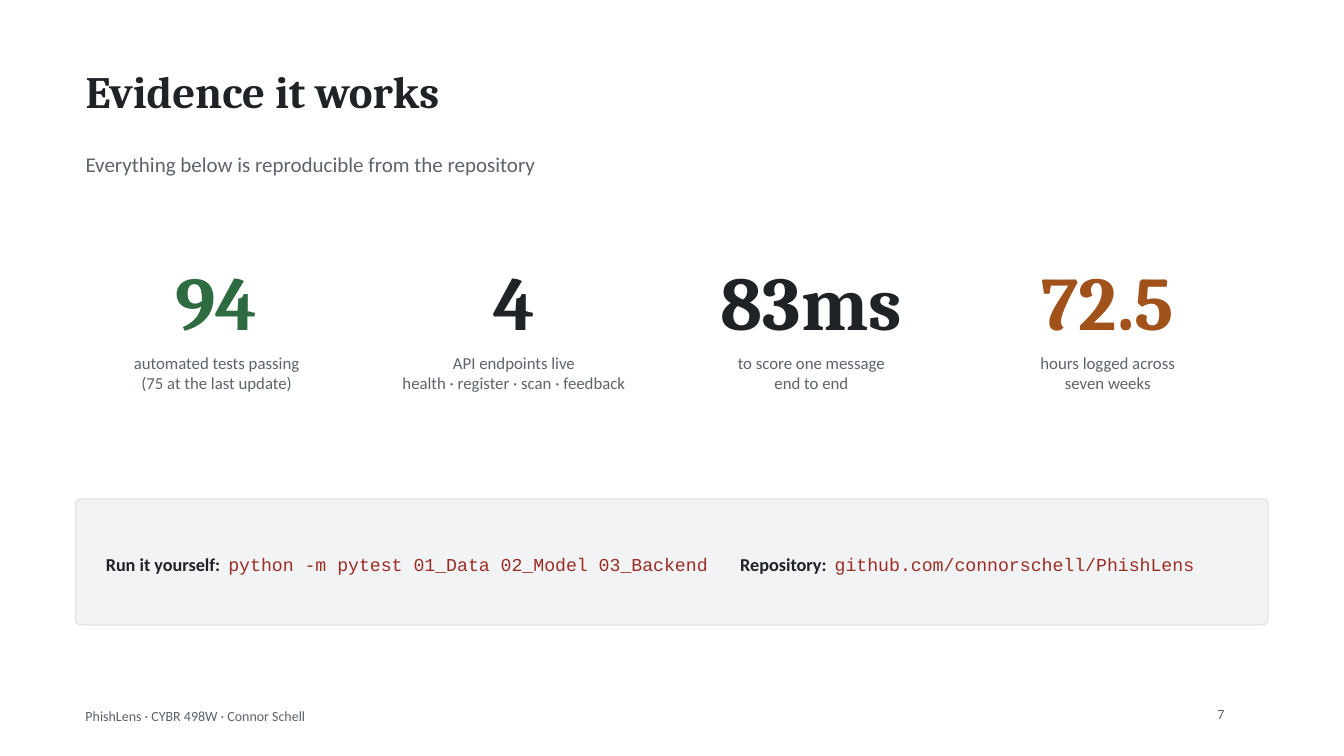
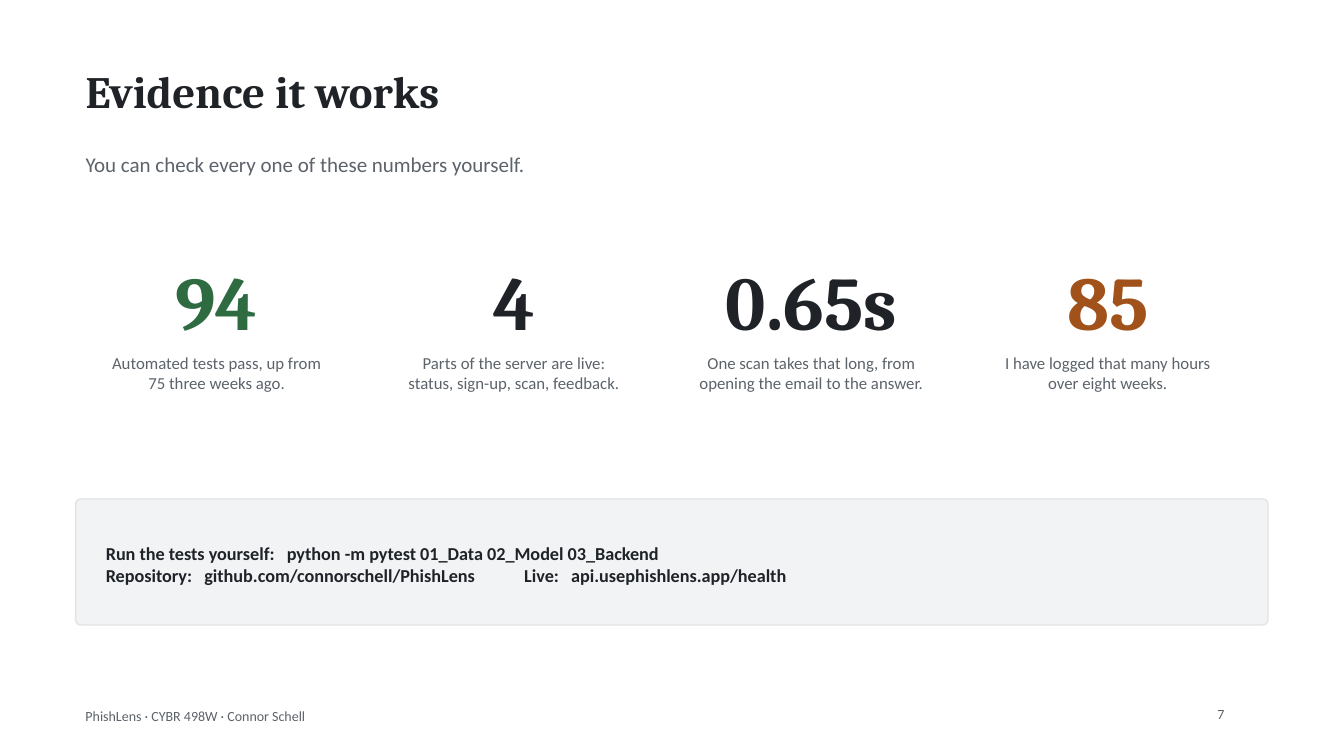
Before and after one commit to connorschell/PhishLens, a slide deck: slide 7 of 06_Deliverables/IM2_Presentation.pptx. Drawn at 1344x756 pixels with LibreOffice and Linux fonts; fonts in the diff are those of the drawing. Boxes give left, top, right and bottom in pixels: in the first picture for what was removed or moved away, otherwise in the second. Text is boxed around its words. In the diff, an @@ line names an element or a change of style, - is before the commit and + after.

```diff
--- a/06_Deliverables/IM2_Presentation.pptx
+++ b/06_Deliverables/IM2_Presentation.pptx
@@ text at [86,157,524,176]: text changed @@
-Everything below is reproducible from the repository
+You can check every one of these numbers yourself.
@@ text at [726,278,897,331]: text changed @@
-83ms
+0.65s
@@ text at [1067,278,1148,331]: text changed @@
-72.5
+85
@@ text at [112,357,321,392]: text changed @@
-automated tests passing
-(75 at the last update)
+Automated tests pass, up from
+75 three weeks ago.
@@ text at [408,357,619,392]: text changed @@
-API endpoints live
-health · register · scan · feedback
+Parts of the server are live:
+status, sign-up, scan, feedback.
@@ text at [699,357,923,392]: text changed @@
-to score one message
-end to end
+One scan takes that long, from
+opening the email to the answer.
@@ text at [1005,357,1211,392]: text changed @@
-hours logged across
-seven weeks
+I have logged that many hours
+over eight weeks.
@@ text at [106,547,786,585]: text changed; font Courier New to Calibri; text colour #9C2D24 to #1F2328; bold on @@
-Run it yourself: python -m pytest 01_Data 02_Model 03_Backend Repository: github.com/connorschell/PhishLens
+Run the tests yourself: python -m pytest 01_Data 02_Model 03_Backend
+Repository: github.com/connorschell/PhishLens Live: api.usephishlens.app/health
```
Also in this commit, not shown: 8 other slides changed, 7 other files.
